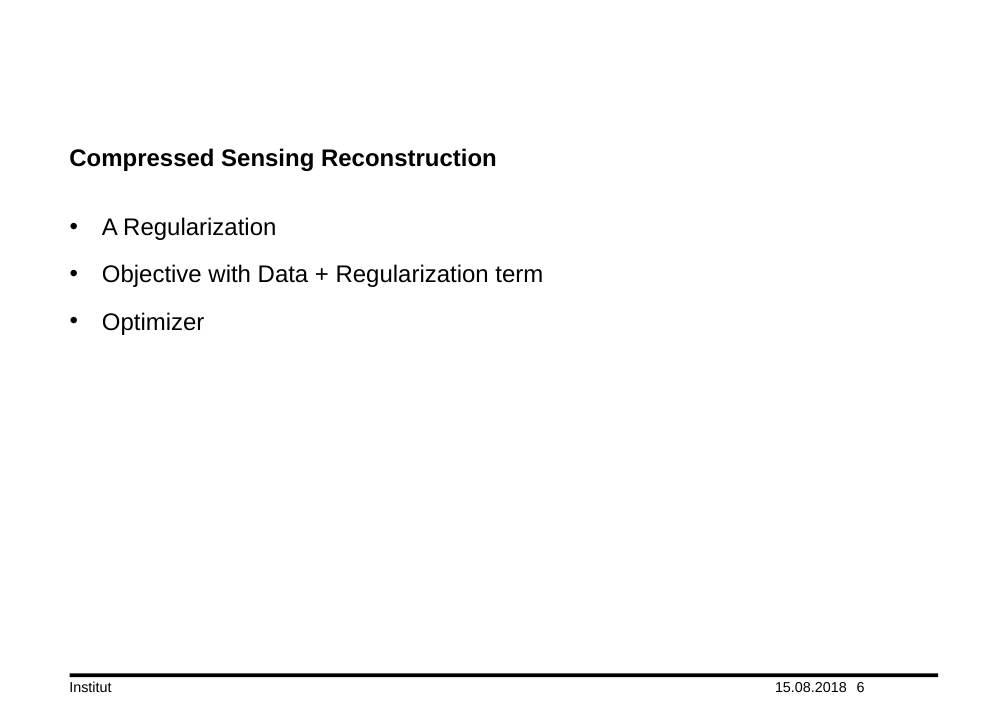
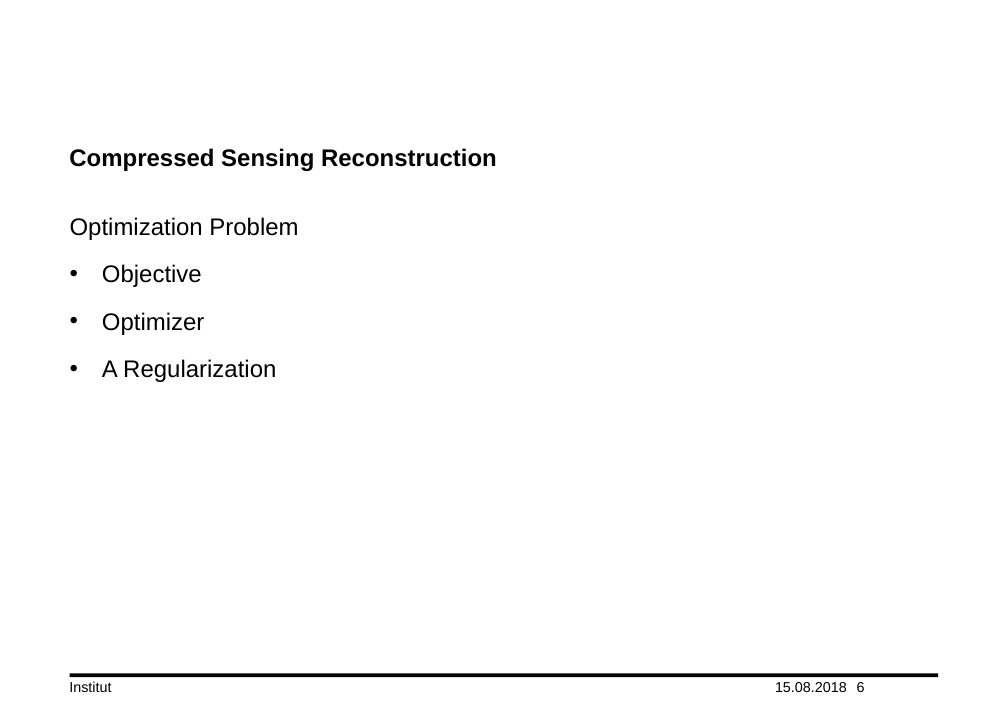
Before and after one commit to lord-blueberry/p7-doc, a slide deck: slide 6 of ppt/praes.pptx. Drawn at 1008x713 pixels with LibreOffice and Linux fonts; fonts in the diff are those of the drawing; background and template pictures are left out. Boxes give left, top, right and bottom in pixels: in the first picture for what was removed or moved away, otherwise in the second. Text is boxed around its words. In the diff, an @@ line names an element or a change of style, - is before the commit and + after.

```diff
--- a/ppt/praes.pptx
+++ b/ppt/praes.pptx
@@ text at [70,217,298,335]: paragraphs added @@
+Optimization Problem
+• Objective
+• Optimizer
@@ text at [102,264,543,335]: paragraphs removed @@
-• Objective with Data + Regularization term
-• Optimizer
```
Also in this commit, not shown: 5 other slides changed, 1 other file.
